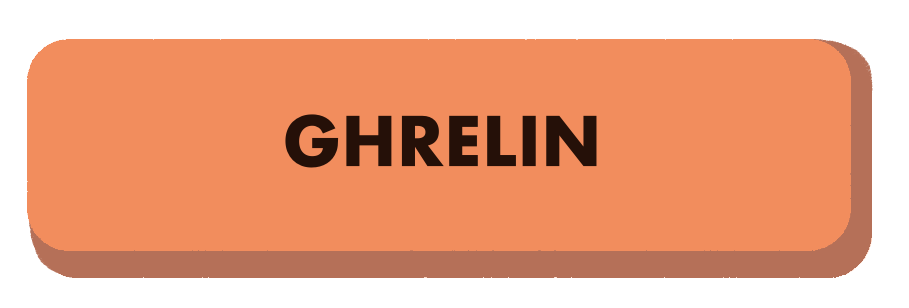
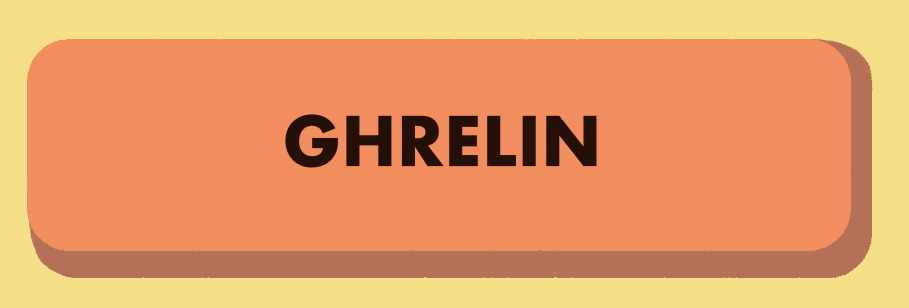
Before/after of a 909×308 layered artwork. What changed in the layer stack:
showed "Paint Layer 1" over [0,0,909,308]
